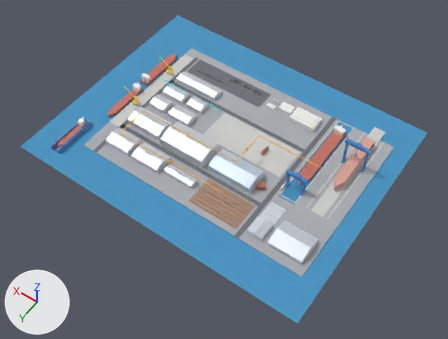
The glTF model backend/sample_models/demo_shipyard.glb: old version first, new version second.
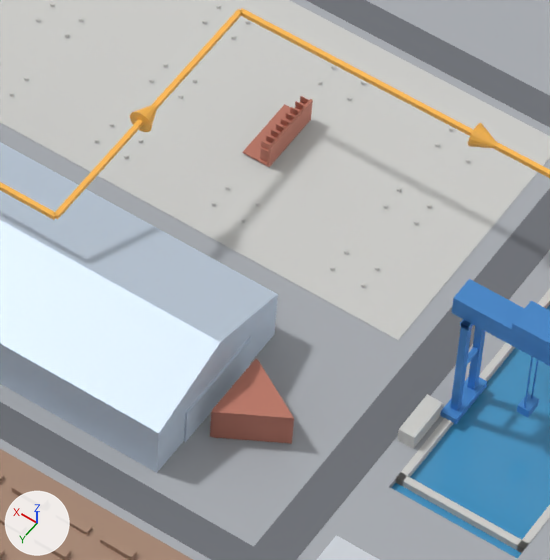
The first picture shows the older version from a 50 mm lens placed at (-297.0, 1336.0, 1496.0), pointed at (398.0, 363.0, -33.0). The close-ups show the older and then the newer version on the part from 51% to 67% of the width and 40% to 60% of the height of that picture. Only the edits that show in the close-ups are written down. Lighting does not change. The marker at lower left points along +X, +Y and +Z. Vertices at exactly the same position are counted once.

Names of what the first close-up shows: 'CTX_FLOW_STEEL', 'CTX_ROADS', 'CTX_SEA', 'CTX_YARD_GROUND', 'NODE_A01_STEEL_STOCKYARD', 'NODE_A03_CUSTOMS_BONDED_AREA', 'NODE_A09_OUTDOOR_BLOCK_JOINING_YARD', 'NODE_A10_BLOCK_BLASTING_PAINT_HALL', 'NODE_A17_DRY_DOCK', 'NODE_CRN_DRYDOCK_PORTAL_400T', 'NODE_NB1001_BLOCK_BOW_501', 'NODE_NB1001_BLOCK_SS_201'.
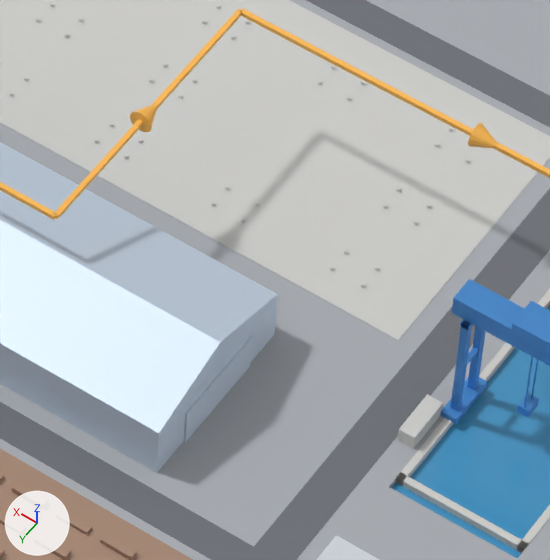
Boxes [x1, y1, x2, y2] around the edits, measured in the close-ups (550 x 560 px):
'NODE_NB1001_BLOCK_BOW_501', reshaped (not visible afterwards): before [210, 359, 294, 444]
'NODE_NB1001_BLOCK_SS_201', reshaped (not visible afterwards): before [243, 96, 313, 167]
part 1 of me_node_nb1001_block_ss_201, deleted (brown): before [267, 99, 313, 167]
part 2 of me_node_nb1001_block_ss_201, deleted: before [290, 107, 299, 115]
part 3 of me_node_nb1001_block_ss_201, deleted: before [271, 129, 280, 138]
part 4 of me_node_nb1001_block_ss_201, deleted: before [243, 104, 291, 166]
part 5 of me_node_nb1001_block_ss_201, deleted: before [285, 112, 294, 121]
part 6 of me_node_nb1001_block_ss_201, deleted: before [266, 135, 275, 143]
part 7 of me_node_nb1001_block_ss_201, deleted: before [300, 96, 309, 104]
part 8 of me_node_nb1001_block_ss_201, deleted: before [280, 118, 290, 126]
part 9 of me_node_nb1001_block_ss_201, deleted: before [260, 140, 270, 163]
part 10 of me_node_nb1001_block_ss_201, deleted: before [295, 101, 304, 110]
part 11 of me_node_nb1001_block_ss_201, deleted: before [276, 123, 285, 132]
part 12 of me_node_nb1001_block_ss_201, deleted: before [260, 102, 306, 152]

The edits, one by one:
me_node_nb1001_block_ss_201 is used by ob_node_nb1001_block_ss_201; location (0.0, 0.0, 0.0).
me_node_nb1001_block_ss_201 had 96 vertices, 144 faces and spanned x 316.5..329.0, y 238.0..268.0, z 1.0..13.0.
me_node_nb1001_block_ss_201 now has 118 vertices, 180 faces and spans x 54.0..66.0, y 60.0..108.0, z 4.7..17.7.
me_node_nb1001_block_ss_201 part 1: the loose piece of 8 vertices spanning x 316.5..317.5, y 238.0..268.0, z 1.0..13.0 is deleted.
me_node_nb1001_block_ss_201 part 2: the loose piece of 8 vertices spanning x 317.5..321.5, y 245.9..246.1, z 1.0..13.0 is deleted.
me_node_nb1001_block_ss_201 part 3: the loose piece of 8 vertices spanning x 317.5..321.5, y 259.9..260.1, z 1.0..13.0 is deleted.
me_node_nb1001_block_ss_201 part 4: the loose piece of 8 vertices spanning x 317.0..329.0, y 238.0..268.0, z 1.1..1.7 is deleted.
me_node_nb1001_block_ss_201 part 5: the loose piece of 8 vertices spanning x 317.5..321.5, y 249.4..249.6, z 1.0..13.0 is deleted.
me_node_nb1001_block_ss_201 part 6: the loose piece of 8 vertices spanning x 317.5..321.5, y 263.4..263.6, z 1.0..13.0 is deleted.
me_node_nb1001_block_ss_201 part 7: the loose piece of 8 vertices spanning x 317.5..321.5, y 238.9..239.1, z 1.0..13.0 is deleted.
me_node_nb1001_block_ss_201 part 8: the loose piece of 8 vertices spanning x 317.5..321.5, y 252.9..253.1, z 1.0..13.0 is deleted.
me_node_nb1001_block_ss_201 part 9: the loose piece of 8 vertices spanning x 317.5..321.5, y 266.9..267.1, z 1.0..13.0 is deleted.
me_node_nb1001_block_ss_201 part 10: the loose piece of 8 vertices spanning x 317.5..321.5, y 242.4..242.6, z 1.0..13.0 is deleted.
me_node_nb1001_block_ss_201 part 11: the loose piece of 8 vertices spanning x 317.5..321.5, y 256.4..256.6, z 1.0..13.0 is deleted.
me_node_nb1001_block_ss_201 part 12: the loose piece of 8 vertices spanning x 317.5..321.5, y 238.0..268.0, z 9.3..9.7 is deleted.
Other edits to the shape of me_node_nb1001_block_ss_201 do not show in these pictures.
me_node_nb1001_block_bow_501 is used by ob_node_nb1001_block_bow_501; location (0.0, 0.0, 0.0).
me_node_nb1001_block_bow_501 had 10 vertices, 18 faces and spanned x 236.0..263.0, y 360.0..390.0, z 1.0..17.0.
me_node_nb1001_block_bow_501 now has 10 vertices, 20 faces and spans x 54.0..86.0, y 170.0..196.0, z 2.0..20.0.
me_node_nb1001_block_bow_501 part 13: 10 vertices removed from x 236.0..263.0, y 360.0..390.0, z 1.0..17.0.
Other edits to the shape of me_node_nb1001_block_bow_501 do not show in these pictures.
